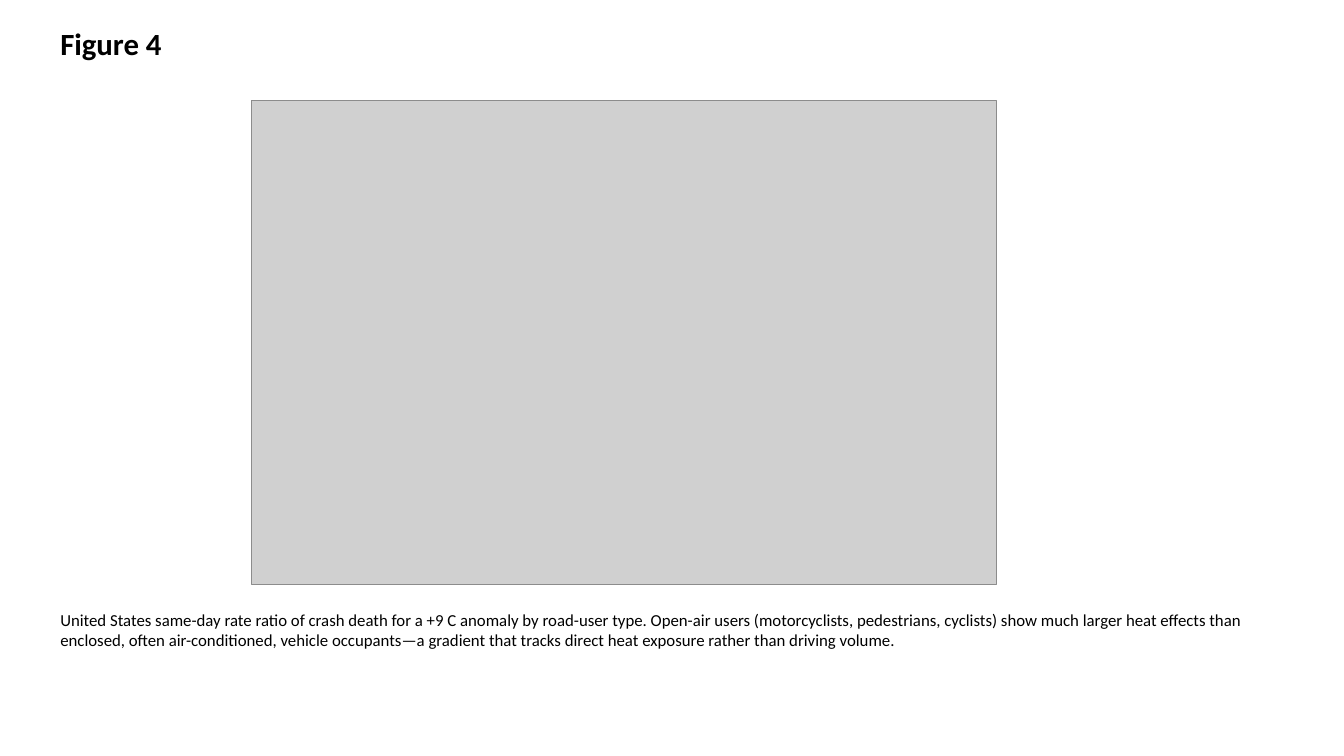
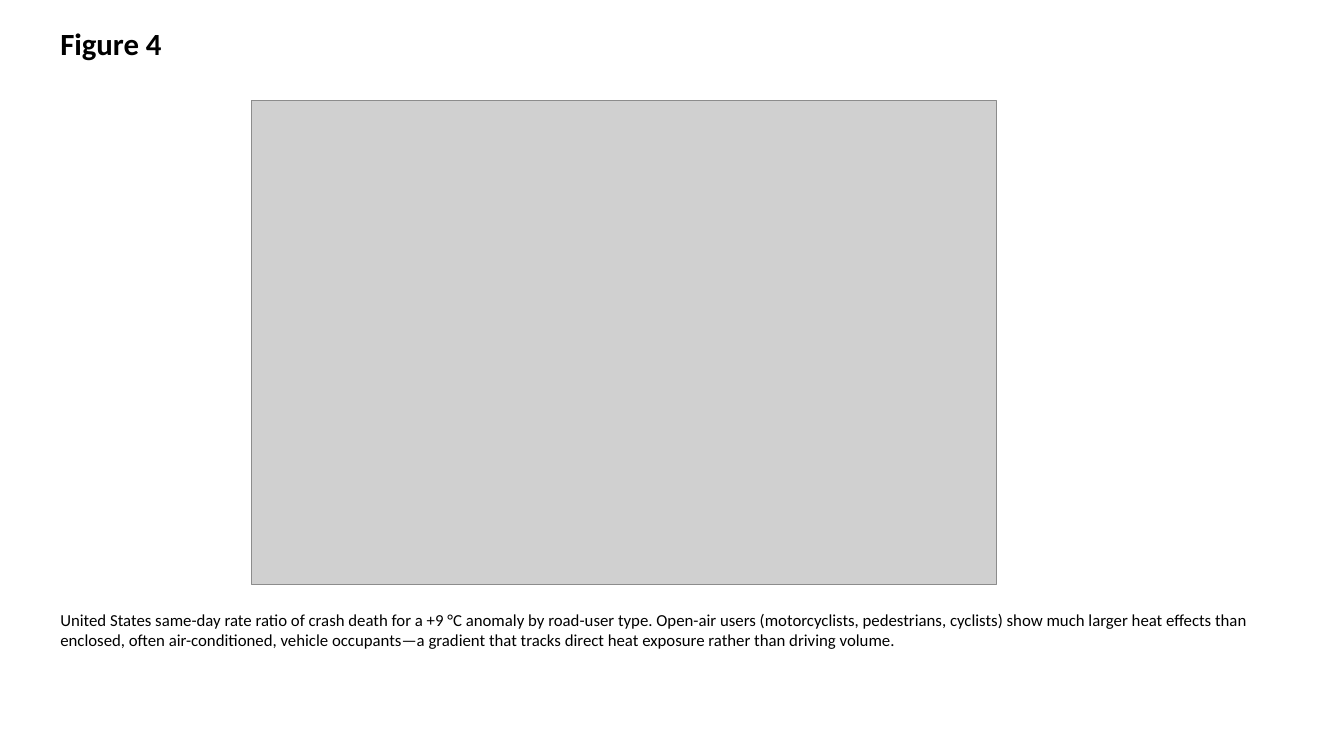
Before and after one commit to bougtoir/heat-accidents-mortality, a slide deck: slide 4 of heat_accidents_mortality/output/manuscript/figures.pptx. Drawn at 1344x756 pixels with LibreOffice and Linux fonts; fonts in the diff are those of the drawing; grey boxes stand for pictures. Boxes give left, top, right and bottom in pixels: in the first picture for what was removed or moved away, otherwise in the second. Text is boxed around its words. In the diff, an @@ line names an element or a change of style, - is before the commit and + after.

```diff
--- a/heat_accidents_mortality/output/manuscript/figures.pptx
+++ b/heat_accidents_mortality/output/manuscript/figures.pptx
@@ text at bbox=[60, 614, 1246, 649]: text changed @@
-United States same-day rate ratio of crash death for a +9 C anomaly by road-user type. Open-air users (motorcyclists, pedestrians, cyclists) show much larger heat effects than enclosed, often air-conditioned, vehicle occupants—a gradient that tracks direct heat exposure rather than driving volume.
+United States same-day rate ratio of crash death for a +9 °C anomaly by road-user type. Open-air users (motorcyclists, pedestrians, cyclists) show much larger heat effects than enclosed, often air-conditioned, vehicle occupants—a gradient that tracks direct heat exposure rather than driving volume.
```
Also in this commit, not shown: 4 other slides changed, 12 other files.
